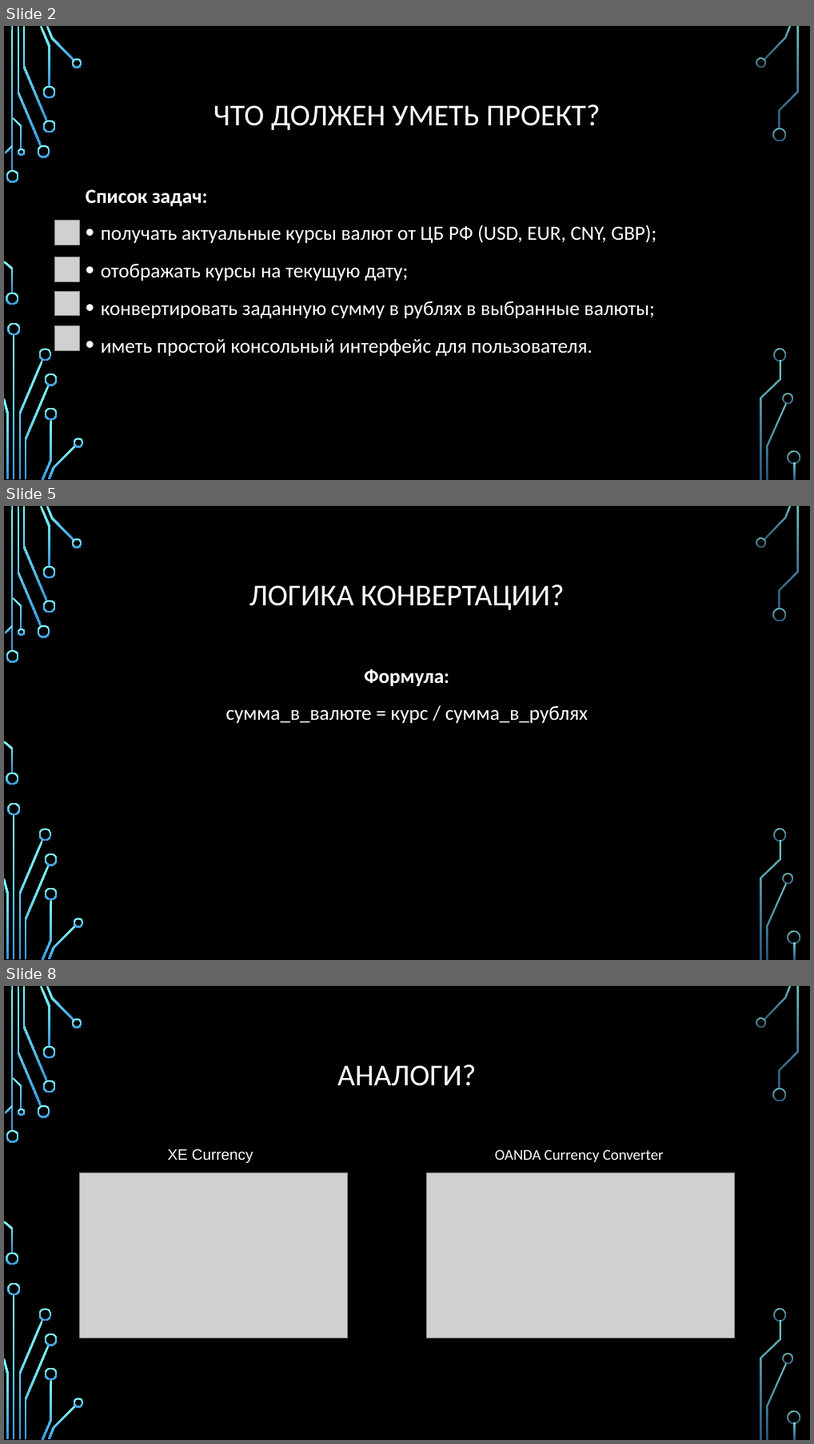
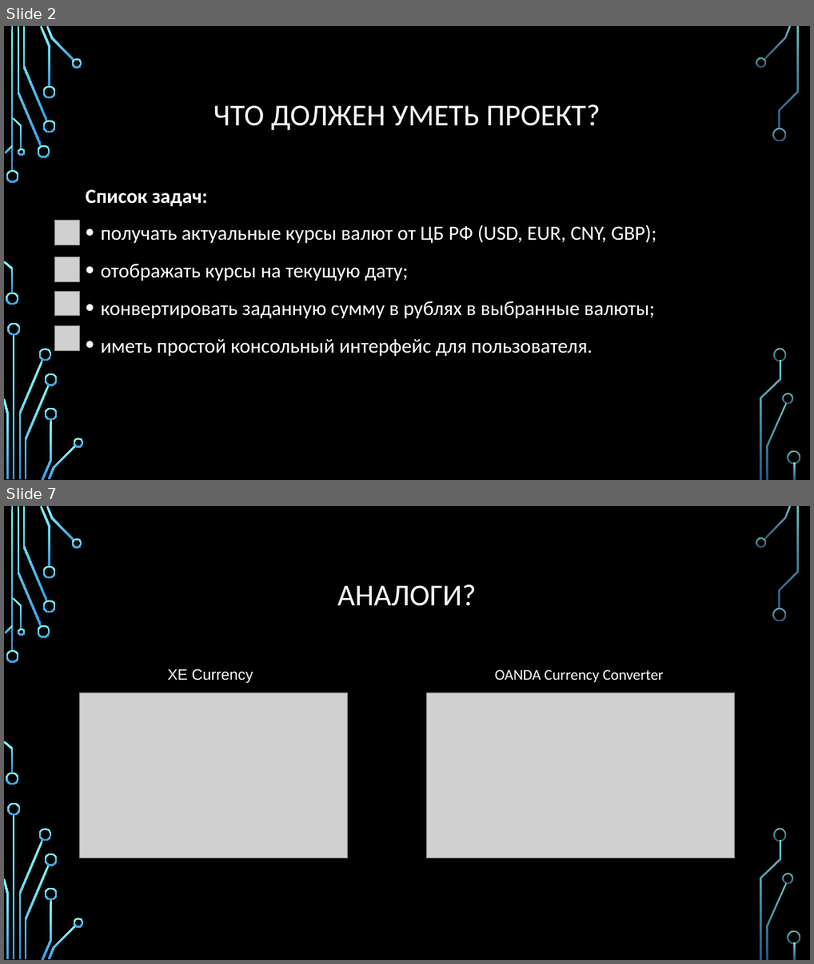
Before and after one commit to BlackPaganYT/Currency_Rates, a slide deck: Конвентатор валют.pptx. Shown one above the other, each under a label of ours: slides 2, 5 and 8 before the commit, slides 2 and 7 after it; the slides between them are not shown. The pictures are 814x1444 and 814x964 pixels, drawn with LibreOffice and Linux fonts; fonts in the diff are those of the drawing; grey boxes stand for pictures; background and template pictures are left out. Boxes give left, top, right and bottom in pixels: in the first picture for what was removed or moved away, otherwise in the second. Text is boxed around its words. In the diff, an @@ line names an element or a change of style, - is before the commit and + after.

```diff
--- a/Конвентатор валют.pptx
+++ b/Конвентатор валют.pptx
@@ slide 5 removed at [4, 506, 810, 960], background picture (left out); not listed: 36 template elements that a slide beside it also shows @@
@@ title removed at [250, 584, 564, 610] @@
-ЛОГИКА КОНВЕРТАЦИИ?
@@ text removed at [226, 669, 588, 723] @@
-Формула:
-сумма_в_валюте = курс / сумма_в_рублях
@@ what was slide 8 is now slide 7 @@
```
Also in this commit, not shown: 7 slides changed.
